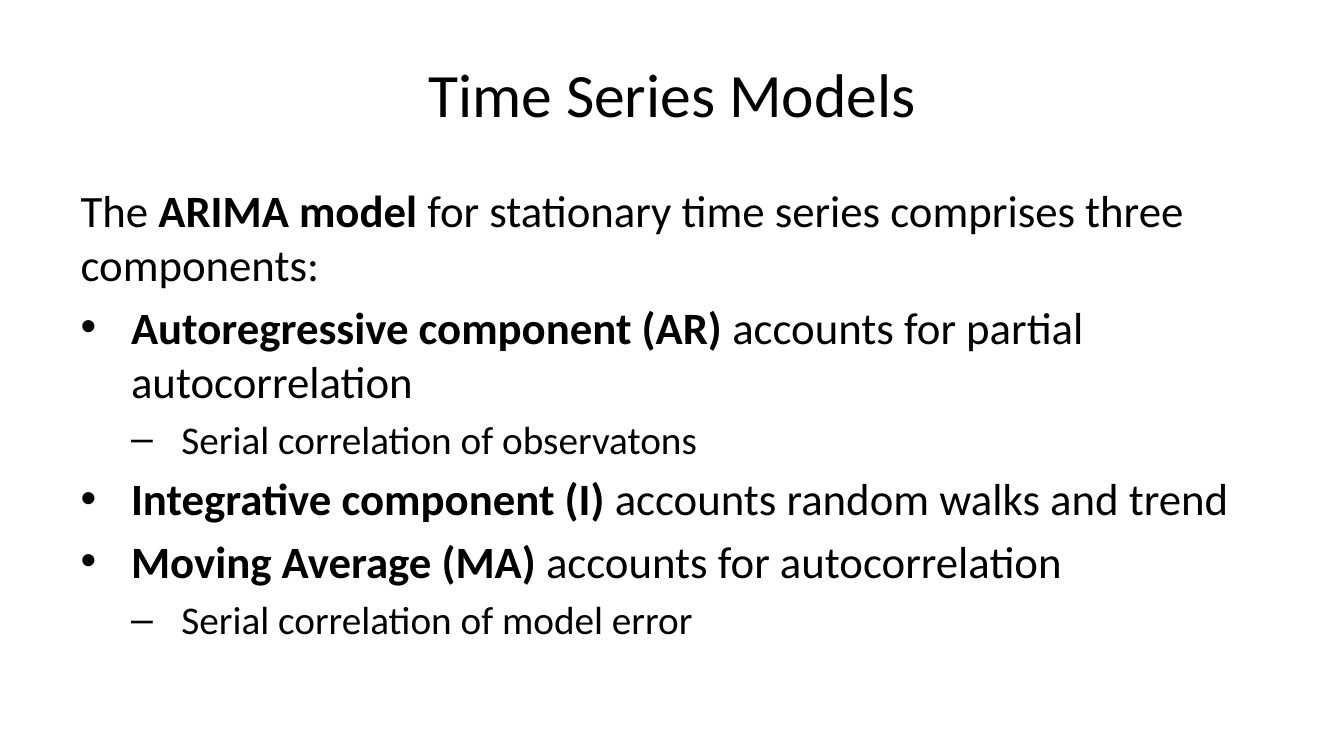
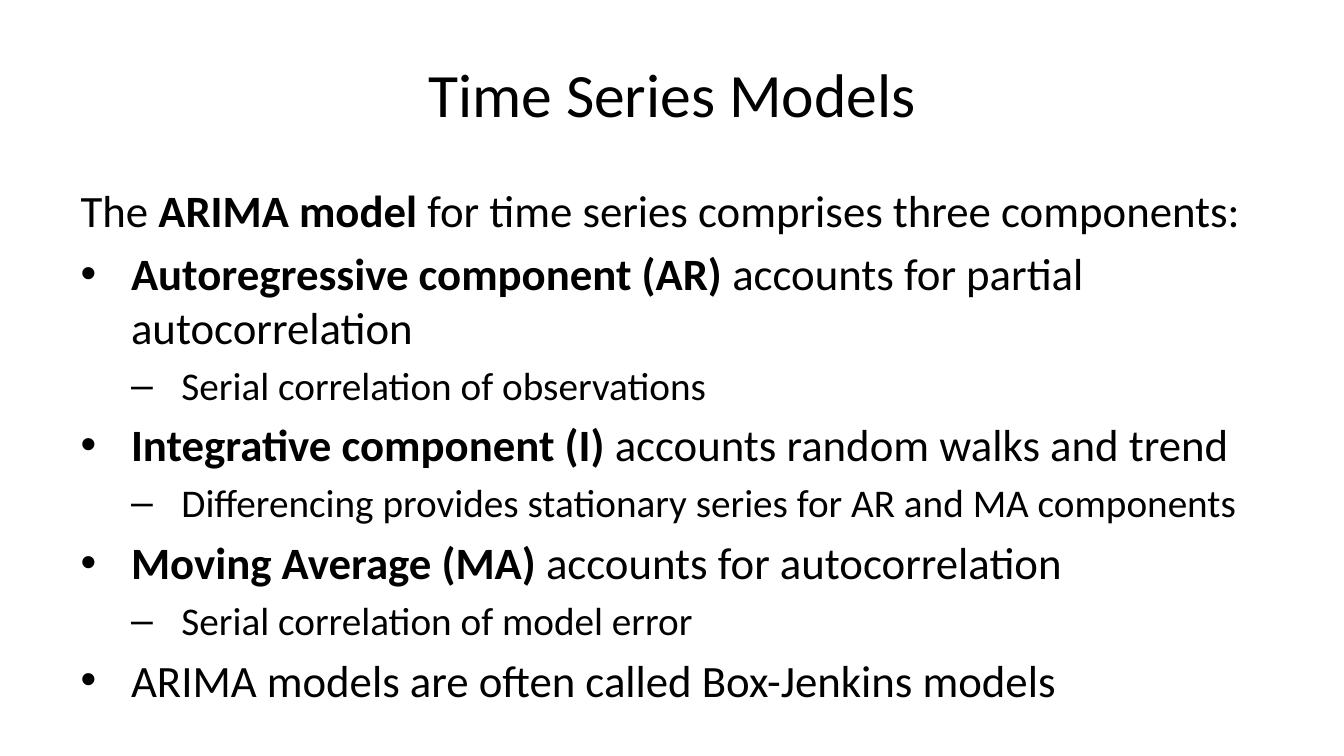
Before and after one commit to StephenElston/CSCI-E-83, a slide deck: slide 8 of LectureSlides/12_IntroductionToTimeSeriesForecasting.pptx (slide 7 before the commit). Drawn at 1344x756 pixels with LibreOffice and Linux fonts; fonts in the diff are those of the drawing. Boxes give left, top, right and bottom in pixels: in the first picture for what was removed or moved away, otherwise in the second. Text is boxed around its words. In the diff, an @@ line names an element or a change of style, - is before the commit and + after.

```diff
--- a/LectureSlides/12_IntroductionToTimeSeriesForecasting.pptx
+++ b/LectureSlides/12_IntroductionToTimeSeriesForecasting.pptx
@@ text at bbox=[81, 195, 1240, 235]: text changed @@
-The ARIMA model for stationary time series comprises three components:
+The ARIMA model for time series comprises three components:
@@ text at bbox=[181, 372, 706, 401]: text changed @@
-  – Serial correlation of observatons
+  – Serial correlation of observations
@@ text at bbox=[181, 489, 1236, 524]: paragraph added @@
+  – Differencing provides stationary series for AR and MA components
@@ text at bbox=[131, 666, 1056, 698]: paragraph added @@
+• ARIMA models are often called Box-Jenkins models
```
Also in this commit, not shown: 6 other slides changed, 13 slides added, 5 slides removed.
